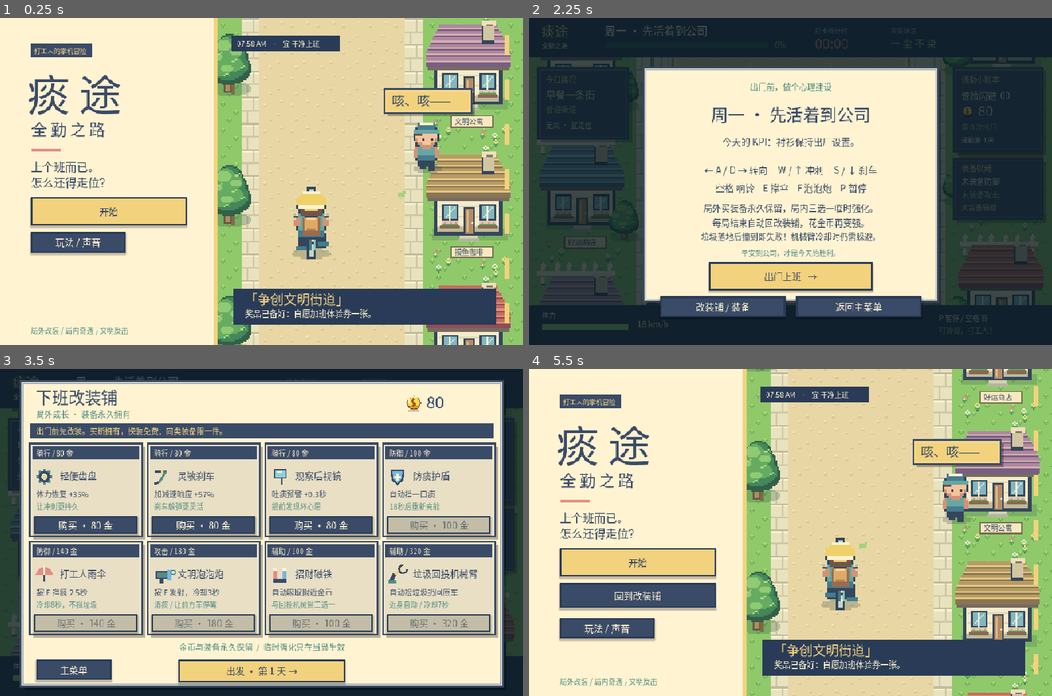
Above: before the commit, frames 1-4 (two rows, left to right).
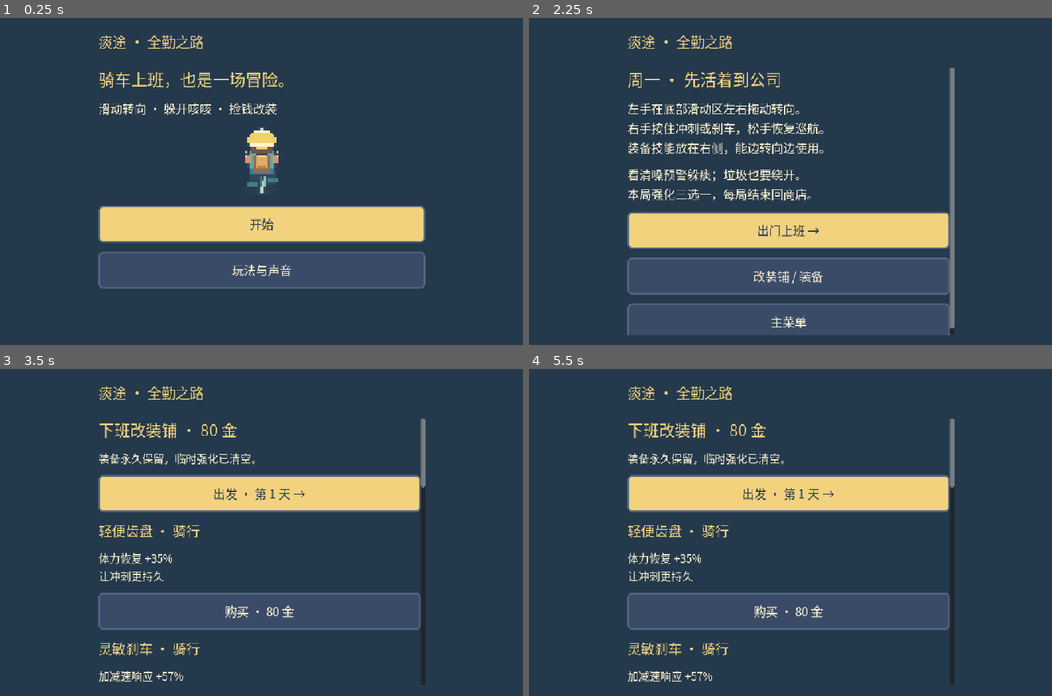
Above: after the commit, the same moments.

Repository: Venomn/tantu-pixel-commute
Game: Godot game, scene res://main.tscn
The game is run twice, just before and just after one commit, with the same random seed, the same clock (stepped at 60 frames per second) and the same inputs.
Inputs (mouse positions are in pixels of both pictures, inside the frame that each line leads up to):
- Up to frame 1 (0.25 s): no input
- Up to frame 2 (2.25 s): click (790, 269) at 0.5 s, where only the run after the commit has a clickable "玩法与声音"; click (790, 315) at 1.25 s, where only the run after the commit has a clickable "返回"; click "开始" at 2 s
- Up to frame 3 (3.5 s): click "改装铺 / 装备" at 2.75 s
- Up to frame 4 (5.5 s): click (602, 669) at 3.5 s, where only the run before the commit has a clickable "主菜单"; click (638, 561) at 4.25 s, where only the run before the commit has a clickable "开始"; click (717, 571) at 5 s, where only the run before the commit has a clickable "保留存档，返回"

The runs differ from the first frame. In frame 1, 91% of the frame differs, in the area x 0-100%, y 0-100%; in frame 2, 87%; in frame 3, 96%; in frame 4, 91%.

Commit message:
Add portrait mobile controls and fullscreen with safe browser fallback

Diff:
--- /dev/null
+++ b/docs/app-icon.svg
@@ -0,0 +1 @@
+<svg xmlns="http://www.w3.org/2000/svg" viewBox="0 0 64 64"><rect width="64" height="64" rx="12" fill="#293b57"/><path d="M12 12h40v10H37v30H27V22H12z" fill="#f2d27d"/></svg>
--- a/scripts/game.gd
+++ b/scripts/game.gd
@@ -96,6 +96,12 @@
 var total_throws := 0
 var last_spawn_kind := 0
 var mobile := false
+var portrait := false
+var safe_top := 0.0
+var safe_bottom := 0.0
+var mobile_view
+var layout_size := Vector2i.ZERO
+var web_pause_callback: JavaScriptObject
 
 func _ready() -> void:
 	font = load("res://assets/Chinese.otf")
@@ -131,9 +137,45 @@
 		effects.append(effect)
 	load_save()
 	mobile = OS.has_feature("web_android") or OS.has_feature("web_ios") or DisplayServer.is_touchscreen_available()
+	mobile_view = preload("res://scripts/mobile_ui.gd").new()
+	add_child(mobile_view)
+	mobile_view.setup(self)
+	get_window().size_changed.connect(func(): call_deferred("update_layout"))
+	update_layout()
 	build_ui()
 	if OS.has_feature("web"):
+		web_pause_callback=JavaScriptBridge.create_callback(func(_args):
+			if state=="play":pause_game())
+		JavaScriptBridge.get_interface("window").tantuPause=web_pause_callback
 		JavaScriptBridge.eval("window.tantuReady = true;")
+
+func update_layout() -> void:
+	var physical := get_window().size
+	if physical==layout_size:return
+	layout_size=physical
+	var is_small := physical.x<900 or (physical.y<600 and physical.x<1200)
+	mobile=OS.has_feature("web_android") or OS.has_feature("web_ios") or DisplayServer.is_touchscreen_available() or is_small
+	portrait=mobile and physical.x<physical.y
+	get_window().content_scale_size=Vector2i(480,maxi(640,int(480.0*physical.y/maxi(1,physical.x)))) if portrait else (Vector2i(maxi(960,int(600.0*physical.x/maxi(1,physical.y))),maxi(600,int(960.0*physical.y/maxi(1,physical.x)))) if mobile else Vector2i(960,600))
+	if OS.has_feature("web"):
+		var ratio := float(get_window().content_scale_size.x)/maxi(1,physical.x)
+		safe_top=float(JavaScriptBridge.eval("parseFloat(getComputedStyle(document.documentElement).getPropertyValue('--safe-top')) || 0"))*ratio
+		safe_bottom=float(JavaScriptBridge.eval("parseFloat(getComputedStyle(document.documentElement).getPropertyValue('--safe-bottom')) || 0"))*ratio
+	position_world()
+	if mobile_view:mobile_view.clear_input()
+	if state=="play":pause_game()
+	elif ui:build_ui()
+	queue_redraw()
+
+func mobile_controls_height() -> float:
+	return 250.0 if portrait and (has_blaster() or equipped.has(5)) else 174.0
+
+func position_world() -> void:
+	if portrait:
+		scale=Vector2(.96,.96)
+		position=Vector2(240-480*.96,get_window().content_scale_size.y-safe_bottom-mobile_controls_height()-65-450*.96)
+	else:
+		scale=Vector2.ONE;position=Vector2((get_window().content_scale_size.x-960)/2.0,0) if mobile else Vector2.ZERO
 
 func load_save() -> void:
 	if FileAccess.file_exists(save_path):
@@ -178,6 +220,7 @@
 		ui.remove_child(child)
 		child.queue_free()
 	for key in touch: touch[key] = false
+	if mobile_view: mobile_view.clear_input()
 
 func button(label: String, box: Rect2, action: Callable, accent := false) -> Button:
 	var b := Button.new()
@@ -214,6 +257,10 @@
 
 func build_ui() -> void:
 	clear_ui()
+	if mobile_view:
+		position_world()
+		mobile_view.build()
+		if mobile: return
 	match state:
 		"menu":
 			button("开始", Rect2(56,328,286,52), request_new_game, true)
@@ -462,6 +509,7 @@
 	settle_run("arrival")
 
 func _process(dt: float) -> void:
+	if mobile_view: mobile_view.update_hud()
 	clock += dt
 	toast_time = maxf(0, toast_time-dt)
 	if state == "play":
@@ -494,6 +542,7 @@
 	brake_was = braking
 	stamina = clampf(stamina + dt * (-26 if sprinting else (23 if gear==1 else 17)+perk_level(1)*8),0,100)
 	var direction := float(held("right"))-float(held("left"))
+	if mobile and mobile_view and mobile_view.steering_id!=-999: direction=mobile_view.steering_axis
 	var old_player := Vector2(player_x,450)
 	player_x = clampf(player_x + direction*dt*(205 if not braking else 160)*(1.0+perk_level(0)*.25),283,677)
 	distance += speed*dt
@@ -760,6 +809,9 @@
 
 func _draw() -> void:
 	if not font: return
+	if mobile:
+		if state=="play":draw_world()
+		return
 	if state == "menu": draw_menu(); return
 	draw_world()
 	draw_hud()
@@ -826,7 +878,13 @@
 		pixel_sprite("flowers",Vector2(875,y+195),3)
 
 func draw_world() -> void:
-	tile_area("grass",Rect2(0,0,960,600),road_scroll)
+	if mobile:tile_area("grass",Rect2(-position/scale,Vector2(get_window().content_scale_size)/scale),road_scroll)
+	if portrait:
+		var top := minf(0,-position.y/scale.y)
+		tile_area("paving",Rect2(196,top,67,-top),road_scroll)
+		tile_area("paving",Rect2(697,top,67,-top),road_scroll)
+		tile_area("road",Rect2(263,top,434,-top),road_scroll)
+	if not mobile:tile_area("grass",Rect2(0,0,960,600),road_scroll)
 	tile_area("paving",Rect2(196,0,67,600),road_scroll)
 	tile_area("paving",Rect2(697,0,67,600),road_scroll)
 	tile_area("road",Rect2(263,0,434,600),road_scroll)
--- /dev/null
+++ b/scripts/mobile_ui.gd
@@ -0,0 +1,267 @@
+extends CanvasLayer
+# Screen-space UI: the world can zoom independently of readable touch targets.
+var game
+var root: Control
+var status: Label
+var perks: Label
+var steering_dot: ColorRect
+var stamina: ProgressBar
+var route_progress: ProgressBar
+var message: Label
+var pad: Rect2
+var regions: Dictionary = {}
+var fingers: Dictionary = {}
+var control_labels: Dictionary = {}
+var steering_id := -999
+var steering_origin := 0.0
+var steering_axis := 0.0
+var scroll: ScrollContainer
+var built_state := ""
+var height := 800.0
+var width := 480.0
+
+func setup(owner_game) -> void:
+	game = owner_game
+	layer = 10
+	root = Control.new()
+	root.mouse_filter = Control.MOUSE_FILTER_IGNORE
+	add_child(root)
+
+func clear_input() -> void:
+	fingers.clear(); steering_id = -999; steering_axis = 0
+	for key in game.touch: game.touch[key] = false
+
+func background(box: Rect2, color: Color) -> ColorRect:
+	var node := ColorRect.new()
+	node.position = box.position; node.size = box.size; node.color = color
+	node.mouse_filter = Control.MOUSE_FILTER_IGNORE
+	root.add_child(node)
+	return node
+
+func label(text: String, box: Rect2, size := 22, color := Color("fff3d1")) -> Label:
+	var node := Label.new()
+	node.text = text; node.position = box.position; node.size = box.size
+	node.add_theme_font_override("font",game.font)
+	node.add_theme_font_size_override("font_size",size)
+	node.add_theme_color_override("font_color",color)
+	node.autowrap_mode = TextServer.AUTOWRAP_WORD_SMART
+	node.mouse_filter = Control.MOUSE_FILTER_IGNORE
+	root.add_child(node)
+	return node
+
+func style(color: Color) -> StyleBoxFlat:
+	var result := StyleBoxFlat.new()
+	result.bg_color = color; result.border_color = Color("526780")
+	result.set_border_width_all(3); result.set_corner_radius_all(8)
+	return result
+
+func action(text: String, parent: Node, callback: Callable, accent := false) -> Button:
+	var b := Button.new()
+	b.text=text; b.custom_minimum_size.y=68
+	b.add_theme_font_override("font",game.font); b.add_theme_font_size_override("font_size",22)
+	b.add_theme_stylebox_override("normal",style(Color("f2d27d") if accent else Color("3a4b68")))
+	b.add_theme_stylebox_override("pressed",style(Color("a4d577")))
+	b.add_theme_color_override("font_color",Color("293b57") if accent else Color("fff3d1"))
+	b.focus_mode=Control.FOCUS_NONE
+	b.pressed.connect(func(): game.sfx("click");callback.call())
+	parent.add_child(b)
+	return b
+
+func text_row(text: String, parent: Node, size := 22, color := Color("fff3d1")) -> Label:
+	var node := Label.new()
+	node.text=text;node.autowrap_mode=TextServer.AUTOWRAP_WORD_SMART
+	node.add_theme_font_override("font",game.font);node.add_theme_font_size_override("font_size",size)
+	node.add_theme_color_override("font_color",color)
+	node.size_flags_horizontal=Control.SIZE_EXPAND_FILL
+	parent.add_child(node)
+	return node
+
+func build() -> void:
+	if not root: return
+	var old_scroll := scroll.scroll_vertical if is_instance_valid(scroll) and built_state==game.state else 0
+	clear_input();regions.clear();control_labels.clear();scroll=null
+	for child in root.get_children(): root.remove_child(child);child.queue_free()
+	root.visible=game.mobile
+	if not game.mobile:return
+	width=game.get_window().content_scale_size.x;height=game.get_window().content_scale_size.y-game.safe_top-game.safe_bottom
+	root.position=Vector2(0,game.safe_top)
+	root.size=Vector2(width,height);built_state=game.state
+	if game.state=="play": build_play();return
+	background(Rect2(0,0,width,height),Color("24394c"))
+	var margin := maxf(20,(width-600)/2)
+	label("痰途 · 全勤之路",Rect2(margin,22,280,40),26,Color("f2d27d"))
+	scroll=ScrollContainer.new();scroll.position=Vector2(margin,90);scroll.size=Vector2(width-2*margin,height-110)
+	scroll.horizontal_scroll_mode=ScrollContainer.SCROLL_MODE_DISABLED
+	root.add_child(scroll)
+	var list := VBoxContainer.new();list.size_flags_horizontal=Control.SIZE_EXPAND_FILL
+	list.add_theme_constant_override("separation",16);scroll.add_child(list)
+	match game.state:
+		"menu":
+			text_row("骑车上班，也是一场冒险。",list,30,Color("f2d27d"))
+			text_row("滑动转向 · 躲开咳咳 · 捡钱改装",list)
+			var picture := TextureRect.new();picture.texture=game.pixels.bike0_0
+			picture.custom_minimum_size=Vector2(100,130);picture.expand_mode=TextureRect.EXPAND_IGNORE_SIZE;picture.stretch_mode=TextureRect.STRETCH_KEEP_ASPECT_CENTERED
+			picture.texture_filter=CanvasItem.TEXTURE_FILTER_NEAREST;list.add_child(picture)
+			action("开始",list,game.request_new_game,true)
+			if not game.saved.is_empty():action("继续 / 回到改装铺",list,game.resume_save)
+			action("玩法与声音",list,func():game.change_state("help"))
+		"brief":
+			text_row(game.Rules.DAYS[game.day],list,30,Color("f2d27d"))
+			text_row("左手在底部滑动区左右拖动转向。\n右手按住冲刺或刹车，松手恢复巡航。\n装备技能放在右侧，能边转向边使用。",list)
+			text_row("看清嗓预警躲痰；垃圾也要绕开。\n本局强化三选一，每局结束回商店。",list)
+			action("出门上班 →",list,game.begin_run,true)
+			action("改装铺 / 装备",list,func():game.open_shop("brief"))
+			action("主菜单",list,func():game.change_state("menu"))
+		"upgrade":
+			text_row("通勤奇遇 · 三选一",list,30,Color("f2d27d"))
+			text_row("选择期间已暂停 · 仅本局有效",list,20)
+			for i in game.perk_choices.size():
+				var choice: int = i
+				var item: Dictionary=game.Perks.ITEMS[game.perk_choices[i]]
+				text_row(item.name+" · "+item.tag,list,25,Color(item.color))
+				text_row((item.desc[0]+"\n"+item.desc[1]).replace("按 F","点技能"),list,20)
+				action("选择「"+item.name+"」",list,func():game.choose_perk(choice),true)
+		"shop":
+			text_row("下班改装铺 · %d 金"%game.coins,list,29,Color("f2d27d"))
+			text_row("装备永久保留，临时强化已清空。",list,20)
+			if not game.last_result.is_empty():
+				var reason: String={"arrival":"打卡成功","spit":"衣服中招","trash":"垃圾翻车","late":"迟到啦","quit":"本局结束"}.get(game.last_result.reason,"本局结束")
+				text_row("%s · 本局收入 %d 金"%[reason,game.last_result.earned+game.last_result.bonus],list,22)
+			action("新一周，出发！" if game.wins==5 else "出发 · 第 %d 天 →"%(game.day+1),list,game.depart_shop,true)
+			for i in game.Equipment.ITEMS.size():
+				var id: int = i+1
+				var item: Dictionary=game.Equipment.ITEMS[i]
+				text_row(item.name+" · "+item.slot,list,25,Color("f2d27d"))
+				text_row("\n".join(item.lines).replace("按 E","点撑伞").replace("按 F","点泡泡炮"),list,20)
+				var b := action("卸下" if game.equipped.has(id) else ("装备" if game.owned.has(id) else "购买 · %d 金"%item.price),list,func():game.buy_gear(id),game.equipped.has(id))
+				b.disabled=not game.owned.has(id) and game.coins<item.price
+			action("主菜单",list,func():game.change_state("menu"))
+		"pause":
+			text_row("路边歇一会儿",list,32,Color("f2d27d"))
+			text_row("时间和危险都暂停了。",list)
+			action("继续骑行",list,game.unpause,true)
+			action("音效："+("关" if game.muted else "开"),list,game.toggle_sound)
+			action("音乐："+("开" if game.music_on else "关"),list,game.toggle_music)
+			action("结束本局 · 回改装铺",list,game.abandon_run)
+		"route":
+			text_row("路口选择 · 已暂停",list,30,Color("f2d27d"))
+			action("公园：人少，路程稍长",list,func():game.choose_route("park"),true)
+			action("近道：人多，路程稍短",list,func():game.choose_route("shortcut"))
+		"new_confirm":
+			text_row("从第一天重新出发？",list,28)
+			text_row("金币和装备会保留，日期进度重新开始。",list)
+			action("保留装备，重新出发",list,func():game.new_game("week"),true)
+			action("返回",list,func():game.change_state("menu"))
+		"help":
+			text_row("左手滑动，右手加速",list,30,Color("f2d27d"))
+			text_row("在滑动区按住并向左 / 右拖动，控制转向；松手停止转向。\n冲刺与刹车需要按住，松手恢复巡航。\n铃铛、泡泡炮和雨伞点一下使用。\n旋转屏幕或切到后台会暂停，避免误操作。\n竖屏和横屏都能玩。",list)
+			action("音效："+("关" if game.muted else "开"),list,game.toggle_sound)
+			action("音乐："+("开" if game.music_on else "关"),list,game.toggle_music)
+			action("返回",list,func():game.change_state("menu"),true)
+	scroll.set_deferred("scroll_vertical",old_scroll)
+
+func control(text: String, key: String, box: Rect2) -> void:
+	regions[key]=box
+	background(box,Color("526780") if key!="sprint" else Color("aa8748"))
+	var node := label(text,box.grow(-4),22)
+	control_labels[key]=node
+	node.horizontal_alignment=HORIZONTAL_ALIGNMENT_CENTER;node.vertical_alignment=VERTICAL_ALIGNMENT_CENTER
+
+func build_play() -> void:
+	background(Rect2(0,0,width,126 if game.portrait else 76),Color("293b57"))
+	var pause := action("暂停",root,game.pause_game)
+	pause.position=Vector2(12,12);pause.size=Vector2(86,58);pause.custom_minimum_size.y=58
+	label("第 %d 天 · 干净上班"%(game.day+1),Rect2(110,15,width-230,40),22,Color("f2d27d"))
+	status=label("",Rect2(16 if game.portrait else 365,77 if game.portrait else 16, width-32 if game.portrait else 400,36),22)
+	route_progress=ProgressBar.new();route_progress.position=Vector2(16,114 if game.portrait else 66);route_progress.size=Vector2(width-32,8);route_progress.show_percentage=false;root.add_child(route_progress)
+	if not game.portrait:background(Rect2(10,84,224,76),Color("293b57",.9))
+	perks=label("",Rect2(16,134 if game.portrait else 90,width-32 if game.portrait else 210,64),18,Color("293b57") if game.portrait else Color("fff3d1"))
+	route_progress.add_theme_stylebox_override("background",style(Color("526780")))
+	route_progress.add_theme_stylebox_override("fill",style(Color("a4d577")))
+	var footer: float=game.mobile_controls_height()
+	var bottom := height-footer
+	background(Rect2(0,bottom-36 if game.portrait else height-30,width,footer+36 if game.portrait else 30),Color("293b57"))
+	stamina=ProgressBar.new();stamina.position=Vector2(16,bottom-25 if game.portrait else height-22);stamina.size=Vector2(width-32,12);stamina.show_percentage=false;root.add_child(stamina)
+	stamina.add_theme_stylebox_override("background",style(Color("526780")))
+	stamina.add_theme_stylebox_override("fill",style(Color("a4d577")))
+	if game.portrait:
+		pad=Rect2(12,bottom+8,210,footer-32)
+		control("←  滑动转向  →\n按住，左右拖动", "steer",pad)
+		control("按住冲刺","sprint",Rect2(234,bottom+8,110,66))
+		control("刹车","brake",Rect2(354,bottom+8,114,66))
+		control("铃铛","bell",Rect2(234,bottom+84,234,66))
+		if game.has_blaster():control("泡泡炮","fire",Rect2(234,bottom+160,110 if game.equipped.has(5) else 234,66))
+		if game.equipped.has(5):control("撑伞","umbrella",Rect2(354 if game.has_blaster() else 234,bottom+160,114 if game.has_blaster() else 234,66))
+	else:
+		pad=Rect2(16,bottom+8,216,142);control("←  滑动转向  →", "steer",pad)
+		control("按住冲刺","sprint",Rect2(width-224,bottom+8,100,66))
+		control("刹车","brake",Rect2(width-112,bottom+8,100,66))
+		control("铃铛","bell",Rect2(width-112,bottom+84,100,66))
+		if game.has_blaster():control("泡泡炮","fire",Rect2(width-224,bottom+84,100,66))
+		if game.equipped.has(5):control("撑伞","umbrella",Rect2(width-224,bottom-76,212,66))
+	steering_dot=background(Rect2(pad.get_center().x-14,pad.end.y-14,28,6),Color("f2d27d"))
+	background(Rect2(16,204 if game.portrait else 160,width-32 if game.portrait else 216,54),Color("293b57",.85))
+	message=label("",Rect2(22,208 if game.portrait else 164,width-44 if game.portrait else 204,48),16,Color("f2d27d"))
+	update_hud()
+
+func update_hud() -> void:
+	if not game.mobile or built_state!="play":return
+	var seconds := maxi(0,ceili(game.time_limit-game.elapsed))
+	status.text="%02d:%02d  ·  %d 金  ·  %d%%"%[seconds/60,seconds%60,game.coins,int(100*game.distance/maxf(1,game.target_distance))]
+	route_progress.value=100*game.distance/maxf(1,game.target_distance)
+	stamina.value=game.stamina
+	for key in ["fire","umbrella","bell"]:
+		if not control_labels.has(key):continue
+		var cooldown: float=game.attack_cooldown if key=="fire" else (game.umbrella_cooldown if key=="umbrella" else game.bell_cooldown)
+		var title: String={"fire":"泡泡炮","umbrella":"撑伞","bell":"铃铛"}[key]
+		control_labels[key].text=title+(" %.1fs"%cooldown if cooldown>0 else "")
+	steering_dot.position.x=pad.get_center().x-14+steering_axis*(pad.size.x/2-24)
+	var names: Array[String]=[]
+	for id in game.buffs:
+		var suffix := ""
+		if id==2:suffix=" %d次"%game.spare_guards
+		if id==8:suffix=" %d次"%game.jump_charges
+		names.append(game.Perks.ITEMS[id].name+suffix)
+	perks.text=" / ".join(names)
+	message.text=game.toast if game.toast_time>0 else "看清嗓预警，提前躲开"
+
+func press(id: int, pos: Vector2) -> bool:
+	if game.state!="play":return false
+	for key in regions:
+		if not regions[key].has_point(pos):continue
+		if key=="steer":
+			if steering_id!=-999:return true
+			steering_id=id;steering_origin=pos.x;steering_axis=0
+		elif key in ["sprint","brake"]:game.touch[key]=true
+		elif key=="bell":game.ring_bell()
+		elif key=="fire":game.fire_weapon()
+		elif key=="umbrella":game.use_umbrella()
+		fingers[id]=key
+		return true
+	return false
+
+func drag(id: int, pos: Vector2) -> void:
+	if id==steering_id:
+		steering_axis=clampf((pos.x-steering_origin)/60,-1,1)
+		if absf(steering_axis)<.12:steering_axis=0
+
+func release(id: int) -> void:
+	if not fingers.has(id):return
+	var key: String=fingers[id];fingers.erase(id)
+	if id==steering_id:steering_id=-999;steering_axis=0
+	if key in ["sprint","brake"]:game.touch[key]=fingers.values().has(key)
+
+func _input(event: InputEvent) -> void:
+	if not game or not game.mobile:return
+	if event is InputEventScreenTouch:
+		if event.pressed and not event.canceled:
+			if press(event.index,event.position):get_viewport().set_input_as_handled()
+		else:release(event.index)
+	elif event is InputEventScreenDrag:
+		drag(event.index,event.position)
+		if fingers.has(event.index):get_viewport().set_input_as_handled()
+	elif event is InputEventMouseButton and event.device!=-1 and event.button_index==MOUSE_BUTTON_LEFT:
+		if event.pressed:
+			if press(-100,event.position):get_viewport().set_input_as_handled()
+		else:release(-100)
+	elif event is InputEventMouseMotion and event.device!=-1:drag(-100,event.position)
--- /dev/null
+++ b/tests/mobile_tests.gd
@@ -0,0 +1,73 @@
+extends SceneTree
+var game
+var checks := 0
+var failures := 0
+func _initialize() -> void:call_deferred("run")
+func check(ok: bool, text: String) -> void:
+	checks+=1
+	if not ok:failures+=1
+	print(("PASS: " if ok else "FAIL: ")+text)
+func finger(id: int,pos: Vector2,down: bool,cancel := false) -> void:
+	var event := InputEventScreenTouch.new();event.index=id;event.position=pos;event.pressed=down;event.canceled=cancel
+	game.mobile_view._input(event)
+func drag_finger(id: int,pos: Vector2) -> void:
+	var event := InputEventScreenDrag.new();event.index=id;event.position=pos
+	game.mobile_view._input(event)
+func run() -> void:
+	game=load("res://main.tscn").instantiate();game.save_path="user://qa_mobile.json"
+	root.add_child(game);game.set_process(false);game.muted=true;game.saved={}
+	root.size=Vector2i(359,610);game.update_layout();await process_frame
+	check(game.mobile and game.portrait and root.content_scale_size.x==480,"narrow portrait uses a full-height mobile viewport")
+	game.change_state("menu")
+	for button in game.mobile_view.root.find_children("*","Button",true,false):
+		if button.text=="开始":button.pressed.emit();break
+	check(game.state=="brief" and game.mode=="week","mobile Start button starts the same full campaign")
+	game.begin_run();game.perk_choices.assign([0]);game.choose_perk(0)
+	game.spawn_timer=100;game.traffic_timer=100;game.coin_timer=100
+	var view = game.mobile_view
+	var origin: Vector2 = view.pad.get_center()
+	finger(1,origin,true);drag_finger(1,origin+Vector2(65,0))
+	finger(2,view.regions.sprint.get_center(),true)
+	check(view.steering_axis==1 and game.held("sprint"),"two real touch events steer and sprint simultaneously")
+	var before: float=game.player_x;game.update_game(.1)
+	check(game.player_x>before and game.stamina<100,"touch input affects real movement and stamina")
+	finger(3,view.regions.brake.get_center(),true)
+	check(game.held("brake") and game.held("sprint"),"brake and sprint touches remain independently tracked")
+	finger(2,Vector2(-500,-500),false)
+	check(not game.held("sprint") and game.held("brake") and view.steering_axis==1,"releasing outside the control stops only that finger")
+	finger(1,Vector2.ZERO,false,true)
+	check(view.steering_axis==0 and view.steering_id==-999,"cancelled steering touch returns to neutral")
+	finger(3,Vector2.ZERO,false)
+	finger(5,view.regions.sprint.get_center(),true);finger(6,view.regions.sprint.get_center(),true);finger(5,Vector2.ZERO,false)
+	check(game.held("sprint"),"one of two fingers leaving a hold button does not release the other")
+	game.pause_game()
+	check(view.fingers.is_empty() and not game.held("sprint"),"pause clears all held controls")
+	finger(9,origin,true)
+	check(view.fingers.is_empty(),"touch steering cannot activate from a modal or pause")
+	game.unpause();finger(1,view.pad.get_center(),true);drag_finger(1,view.pad.get_center()+Vector2(70,0))
+	game._notification(Node.NOTIFICATION_APPLICATION_FOCUS_OUT)
+	check(game.state=="pause" and view.steering_axis==0,"losing focus pauses and clears steering")
+	game.unpause();finger(2,view.regions.sprint.get_center(),true)
+	root.size=Vector2i(844,390);game.update_layout();await process_frame
+	check(not game.portrait and game.mobile and game.state=="pause" and not game.held("sprint"),"orientation change pauses and clears touch without losing the run")
+	game.unpause()
+	for key in view.regions:
+		var box: Rect2=view.regions[key]
+		check(box.size.y*390/600>=42,"landscape %s has a large touch target"%key)
+	game.equipped=[5,6];game.build_ui()
+	finger(8,view.regions.fire.get_center(),true);finger(8,Vector2.ZERO,false)
+	check(game.shots.size()==1 and game.attack_cooldown>0,"touch weapon invokes actual firing and cooldown")
+	finger(9,view.regions.umbrella.get_center(),true);finger(9,Vector2.ZERO,false)
+	check(game.umbrella_time>0,"touch umbrella activates actual defense")
+	root.size=Vector2i(359,610);game.update_layout();await process_frame;game.unpause()
+	for x in [283,480,677]:
+		var player_screen: Vector2=game.to_global(Vector2(x,450))-Vector2(0,game.safe_top)
+		for key in view.regions:check(not view.regions[key].has_point(player_screen),"portrait %s does not cover player lane %d"%[key,x])
+	game.fail_run("spit")
+	check(game.state=="shop" and view.scroll!=null,"mobile settlement opens the scrollable shop")
+	for state in ["menu","help","brief","new_confirm","pause","route","upgrade","shop"]:
+		game.change_state(state)
+		check(view.built_state==state and view.scroll!=null,"mobile %s has a usable menu"%state)
+	root.size=Vector2i(1280,720);game.update_layout();await process_frame
+	check(not game.mobile and not view.root.visible and game.scale==Vector2.ONE,"desktop restores original artwork and controls")
+	print("MOBILE RESULT: %d checks, %d failures"%[checks,failures]);quit(1 if failures else 0)
--- /dev/null
+++ b/tests/render_mobile.gd
@@ -0,0 +1,12 @@
+extends SceneTree
+func _initialize() -> void:call_deferred("run")
+func run() -> void:
+	root.size=Vector2i(390,740)
+	var game=load("res://main.tscn").instantiate();game.save_path="user://qa_render_mobile.json";root.add_child(game)
+	game.set_process(false);game.muted=true;game.saved={};game.new_game("week");game.equipped=[5,6,8];game.owned=[5,6,8];game.start_run();game.coins=438
+	game.distance=game.target_distance*.37;game.elapsed=120;game.buffs={2:1,6:1};game.spare_guards=1
+	game.pickups.assign([{"pos":Vector2(400,280),"value":3,"taken":false},{"pos":Vector2(400,330),"value":3,"taken":false}])
+	game.build_ui();game.queue_redraw()
+	await process_frame;await process_frame;await RenderingServer.frame_post_draw
+	root.get_texture().get_image().save_png("/Users/bingao/Documents/ChatGPT/像素风格吐痰游戏/deliverables/mobile-controls-fixture.png")
+	quit()
--- a/tests/run_tests.gd
+++ b/tests/run_tests.gd
@@ -16,6 +16,7 @@
 	call_deferred("run")
 
 func run() -> void:
+	root.size=Vector2i(1280,720) # Exercise the desktop Start entry explicitly.
 	check(Rules.probability(2,4,"shortcut") > Rules.probability(2,4,"park"),"route changes probability")
 	check(Rules.probability(2,0,"normal") > Rules.probability(0,0,"normal"),"coughing NPC carries greater risk")
 	check(Rules.duration("week",0)==390 and Rules.duration("week",4)==450,"full week contains 35 minutes base riding")
--- a/tools/font_manifest.json
+++ b/tools/font_manifest.json
@@ -1,4 +1,4 @@
 {
-  "characters": "a3df5522fcb458e44d2462a29dadabf53bb714ee036941d52fe5eab8802c36bb",
-  "font": "f43472ddd93d748ed2b5a4918f0703a396c46b68f4f4f1e5633726411dfd2c4d"
+  "characters": "b0dbeec16cef94a1a94a65513ac1cd8644296bf2964c60ae3d16b7bb6092af22",
+  "font": "121016102126e18c16e47ed0fd532a2c52a9d782e526cf4704ce329fca7388bf"
 }
Binary file changed: assets/Chinese.otf
Not shown, added: scripts/mobile_ui.gd.uid
Not shown, added: tests/mobile_tests.gd.uid
Not shown, added: tests/render_mobile.gd.uid
Not shown, changed: QA.md
Not shown, changed: docs/index.pck
Not shown, changed: docs/index.pck.gz
